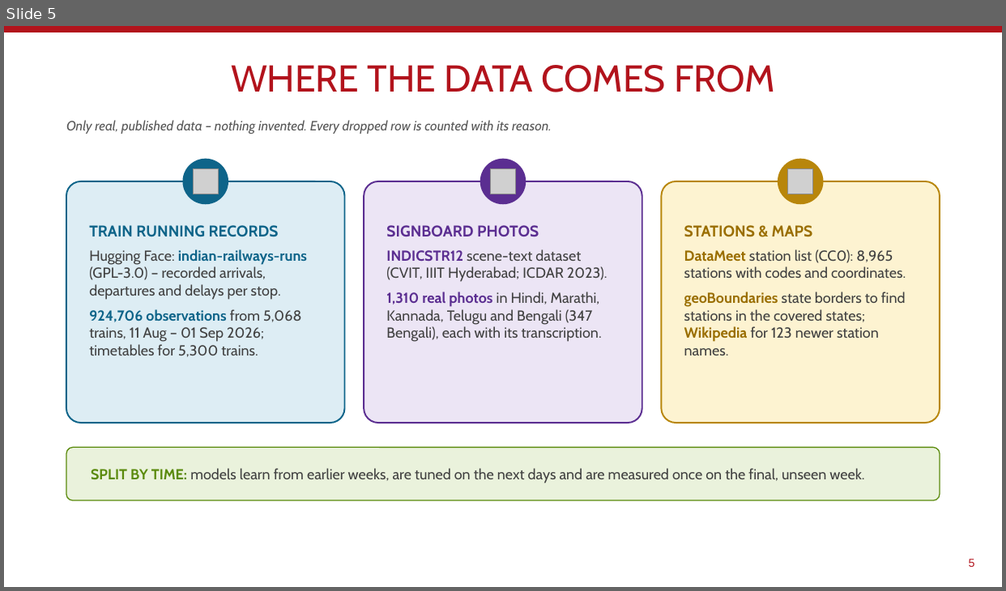
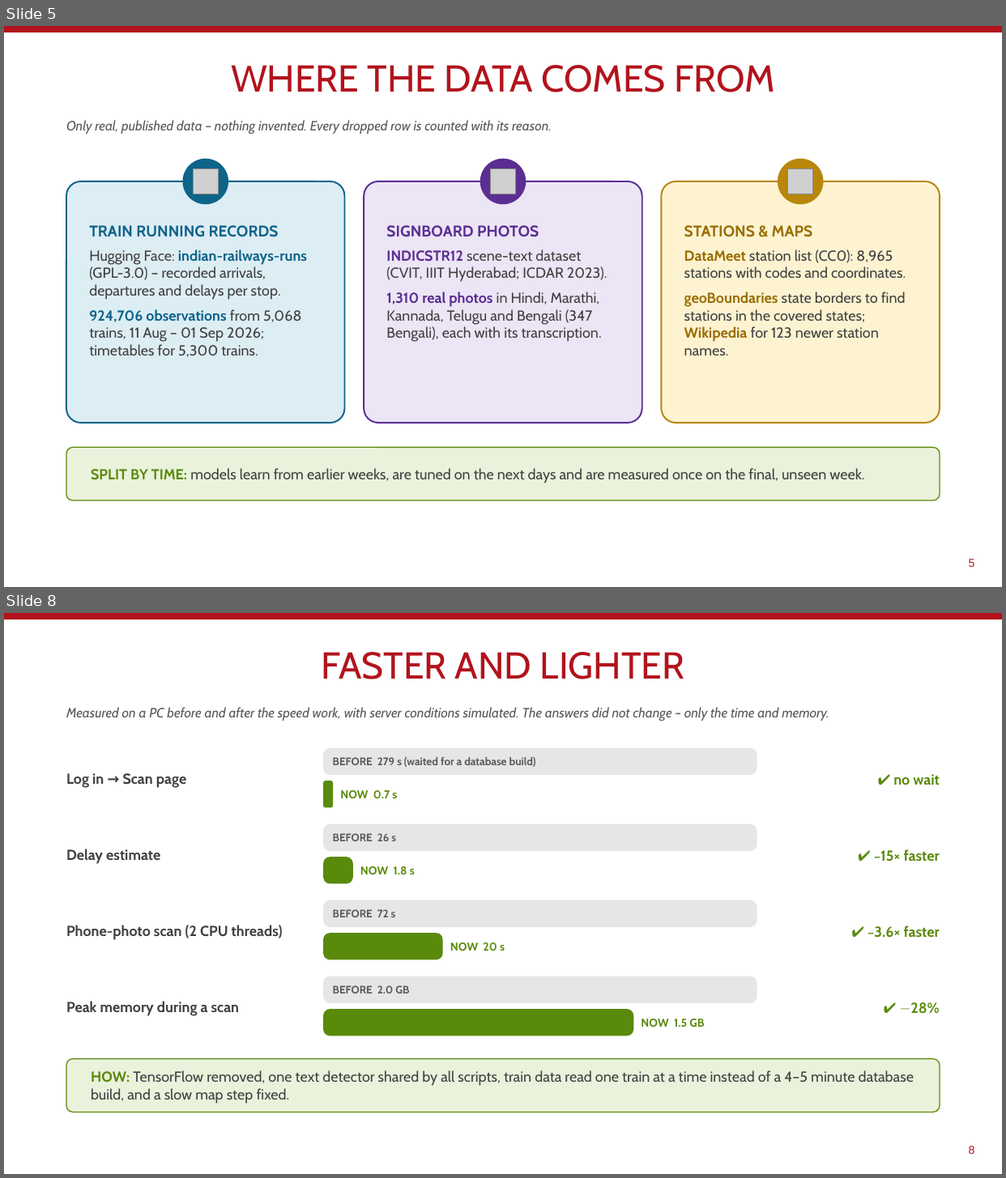
Before and after one commit to ishitadey955/railscan, a slide deck: docs/RailScan_overview.pptx. Shown one above the other, each under a label of ours: slide 5 before the commit, slides 5 and 8 after it; the slides between them are not shown. The pictures are 1006x591 and 1006x1178 pixels, drawn with LibreOffice and Linux fonts; fonts in the diff are those of the drawing; grey boxes stand for pictures. Boxes give left, top, right and bottom in pixels: in the first picture for what was removed or moved away, otherwise in the second. Text is boxed around its words. In the diff, an @@ line names an element or a change of style, - is before the commit and + after.

Commit message:
Hardening: rate limits, redacted logs, data export, image limits, CI, backups, docs

```diff
--- a/docs/RailScan_overview.pptx
+++ b/docs/RailScan_overview.pptx
@@ slide 8 added at (4, 613, 1002, 1174), background #FFFFFF; not listed: 2 template elements that a slide beside it also shows @@
@@ title added at (321, 652, 685, 679), 36 pt, text #B2131C @@
+FASTER AND LIGHTER
@@ text added at (66, 707, 829, 721), 13 pt, text #595959, italic @@
+Measured on a PC before and after the speed work, with server conditions simulated. The answers did not change – only the time and memory.
@@ rounded rectangle added at (324, 747, 758, 775), fill #E7E6E6, 10.5 pt, text #595959, bold @@
+BEFORE 279 s (waited for a database build)
@@ text added at (66, 773, 186, 788), 14 pt, text #404040, bold @@
+Log in → Scan page
@@ rounded rectangle added at (324, 781, 334, 807), fill #5A8A0C @@
@@ text added at (893, 774, 939, 786), 14 pt, text #5A8A0C, bold @@
+✔ no wait
@@ text added at (340, 790, 397, 798), 11 pt, text #5A8A0C, bold @@
+NOW 0.7 s
@@ rounded rectangle added at (324, 824, 758, 851), fill #E7E6E6, 10.5 pt, text #595959, bold @@
+BEFORE 26 s
@@ text added at (66, 849, 160, 864), 14 pt, text #404040, bold @@
+Delay estimate
@@ text added at (874, 850, 940, 862), 14 pt, text #5A8A0C, bold @@
+✔ ~15× faster
@@ rounded rectangle added at (324, 857, 354, 884), fill #5A8A0C @@
@@ text added at (360, 867, 415, 875), 11 pt, text #5A8A0C, bold @@
+NOW 1.8 s
@@ rounded rectangle added at (324, 901, 758, 927), fill #E7E6E6, 10.5 pt, text #595959, bold @@
+BEFORE 72 s
@@ text added at (66, 925, 283, 940), 14 pt, text #404040, bold @@
+Phone-photo scan (2 CPU threads)
@@ text added at (867, 926, 940, 938), 14 pt, text #5A8A0C, bold @@
+✔ ~3.6× faster
@@ rounded rectangle added at (324, 934, 444, 960), fill #5A8A0C @@
@@ text added at (450, 943, 505, 951), 11 pt, text #5A8A0C, bold @@
+NOW 20 s
@@ rounded rectangle added at (324, 977, 758, 1003), fill #E7E6E6, 10.5 pt, text #595959, bold @@
+BEFORE 2.0 GB
@@ text added at (66, 1001, 240, 1016), 14 pt, text #404040, bold @@
+Peak memory during a scan
@@ rounded rectangle added at (324, 1009, 634, 1036), fill #5A8A0C @@
@@ text added at (641, 1019, 704, 1027), 11 pt, text #5A8A0C, bold @@
+NOW 1.5 GB
@@ text added at (910, 1003, 939, 1014), 14 pt, text #5A8A0C, bold @@
+✔ −28%
@@ rounded rectangle added at (66, 1059, 940, 1112), fill #EAF2DC, outline #5A8A0C 1 pt, 14 pt, text #404040 @@
+HOW: TensorFlow removed, one text detector shared by all scripts, train data read one train at a time instead of a 4–5 minute database build, and a slow map step fixed.
```
Also in this commit, not shown: 3 slides changed, 1 other slide added, 45 other files.
